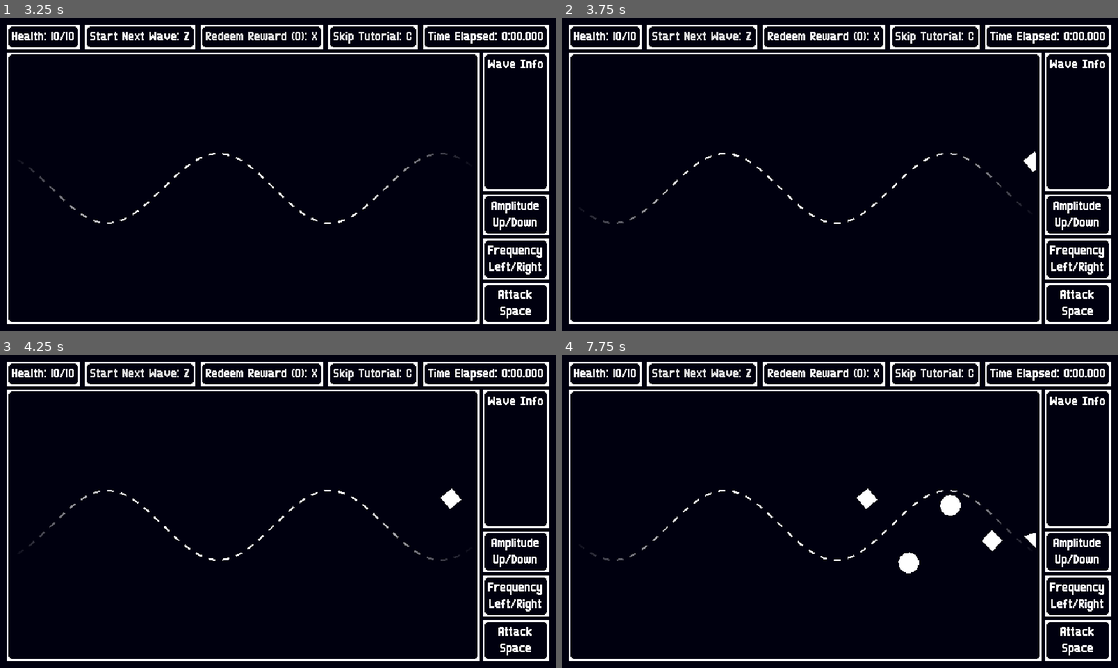
Above: before the commit, frames 1-4 (two rows, left to right).
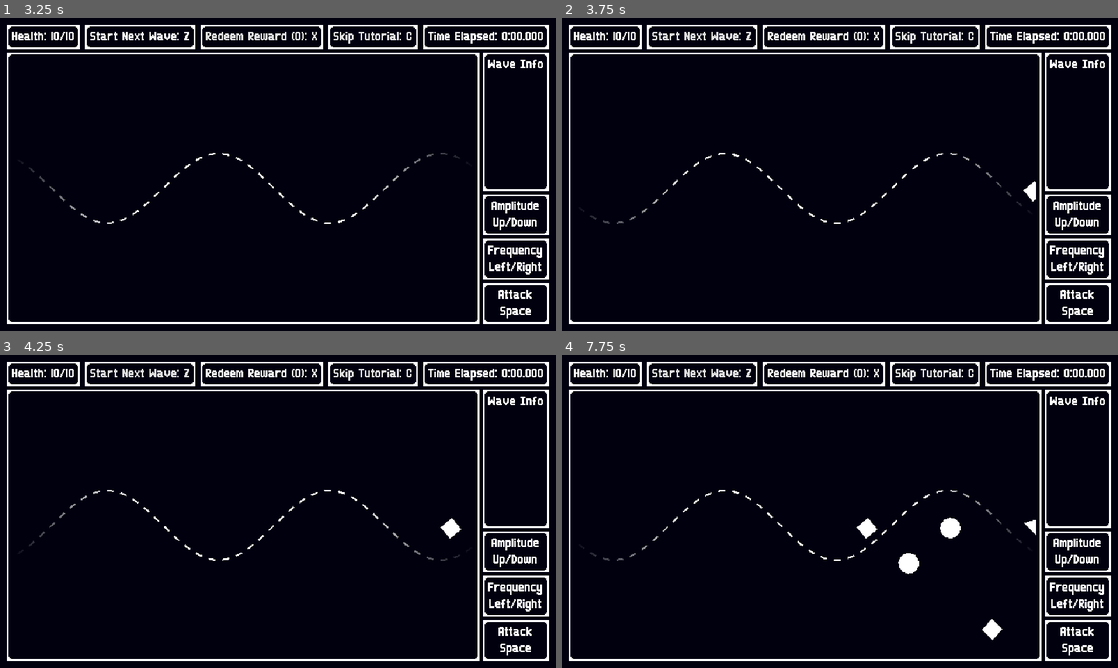
Above: after the commit, the same moments.

Repository: riSygneD/Sineonara
Game: Godot game, scene res://main.tscn
Same seed, same stepped clock (60 frames per second), same inputs: the game is played once before the commit and once after it. The project has no main scene, so this scene is started directly.
Inputs:
- Up to frame 1 (3.25 s): click "play" at 0.5 s; hold Space (attack) 1.28-2 s; click "Start Next Wave: Z" at 2 s; click "Start Next Wave: Z" at 2.75 s
- Up to frame 2 (3.75 s): click "Redeem Reward (0): X" at 3.5 s
- Up to frame 3 (4.25 s): no input
- Up to frame 4 (7.75 s): click "Redeem Reward (0): X" at 4.25 s; click "Start Next Wave: Z" at 5 s; click "Redeem Reward (0): X" at 5.75 s; tap S (decrease_amplitude) at 6.6 s; tap D (decrease_frequency) at 7.35 s

Frame 1 is identical in both runs. In frame 2, 0.2% of the frame differs, in the area x 83-86%, y 42-59%; in frame 3, 0.2%; in frame 4, 1.0%, in the area x 53-86%, y 42-92%.

Commit message:
Changed spawner behavior
TODO: Implement proper health and charge mechanics

Diff:
--- a/enemy_spawner.gd
+++ b/enemy_spawner.gd
@@ -1,15 +1,19 @@
 class_name EnemySpawner
-extends Path2D
+extends Node2D
 
 const BASIC_ENEMY = preload("uid://chslile3hjjx2")
 
+const SPAWN_Y_OFFSETS : Array[float] = [-120.0, -80.0, -40.0, 0.0, 40.0, 80.0, 120.0]
+const SPAWN_WEIGHTS : Array[float] = [2, 3, 4, 6, 4, 3, 2]
+const SPAWN_Y_RANDOM_MAX : float = 6.0
+
+@onready var rng := RandomNumberGenerator.new()
+
 func spawn_enemy() -> void:
-	var random_weight : float = randf()
-	print(random_weight)
-	var random_offset : float = lerpf(0.0, curve.get_baked_length(), random_weight)
-	var spawn_local_pos : Vector2 = curve.sample_baked(random_offset)
-	var spawn_global_pos : Vector2 = get_global_position() + spawn_local_pos
+	var base_roll : int = rng.rand_weighted(SPAWN_WEIGHTS)
+	var y_offset : float = SPAWN_Y_OFFSETS.get(base_roll)
+	y_offset += rng.randf_range(-SPAWN_Y_RANDOM_MAX, SPAWN_Y_RANDOM_MAX)
+	var spawn_global_pos : Vector2 = get_global_position() + Vector2.DOWN * y_offset
 	var new_enemy := BASIC_ENEMY.instantiate()
 	add_sibling(new_enemy)
 	new_enemy.set_global_position(spawn_global_pos)
-	pass
--- a/game_world.tscn
+++ b/game_world.tscn
@@ -1,15 +1,9 @@
-[gd_scene load_steps=6 format=3 uid="uid://cku8kjtawyxjg"]
+[gd_scene load_steps=5 format=3 uid="uid://cku8kjtawyxjg"]
 
 [ext_resource type="Script" uid="uid://bkhe2py62ue7u" path="res://game_world.gd" id="1_e08lw"]
 [ext_resource type="PackedScene" uid="uid://4ad6ir3elqsv" path="res://player_path.tscn" id="2_e2o6t"]
 [ext_resource type="Script" uid="uid://bqjqgqx4ml0c3" path="res://enemy_spawner.gd" id="3_e08lw"]
 [ext_resource type="Theme" uid="uid://18prg1h5nv17" path="res://main_menu_theme.tres" id="3_ea1x0"]
-
-[sub_resource type="Curve2D" id="Curve2D_e3xe6"]
-_data = {
-"points": PackedVector2Array(0, 0, 0, 0, 0, 32, 0, 0, 0, 0, 0, 268)
-}
-point_count = 2
 
 [node name="GameWorld" type="Node2D"]
 script = ExtResource("1_e08lw")
@@ -31,11 +25,11 @@
 unique_name_in_owner = true
 position = Vector2(0, 150)
 
-[node name="EnemySpawner" type="Path2D" parent="."]
+[node name="EnemySpawner" type="Node2D" parent="."]
 unique_name_in_owner = true
-position = Vector2(586, 0)
-curve = SubResource("Curve2D_e3xe6")
+position = Vector2(586, 150)
 script = ExtResource("3_e08lw")
+metadata/_custom_type_script = "uid://bqjqgqx4ml0c3"
 
 [node name="SpawnTimer" type="Timer" parent="."]
 unique_name_in_owner = true
